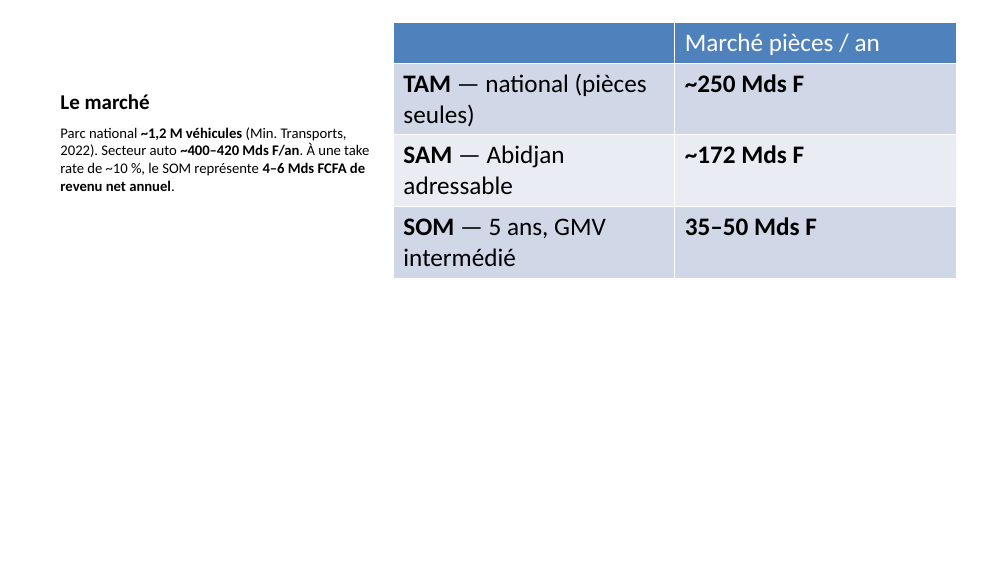
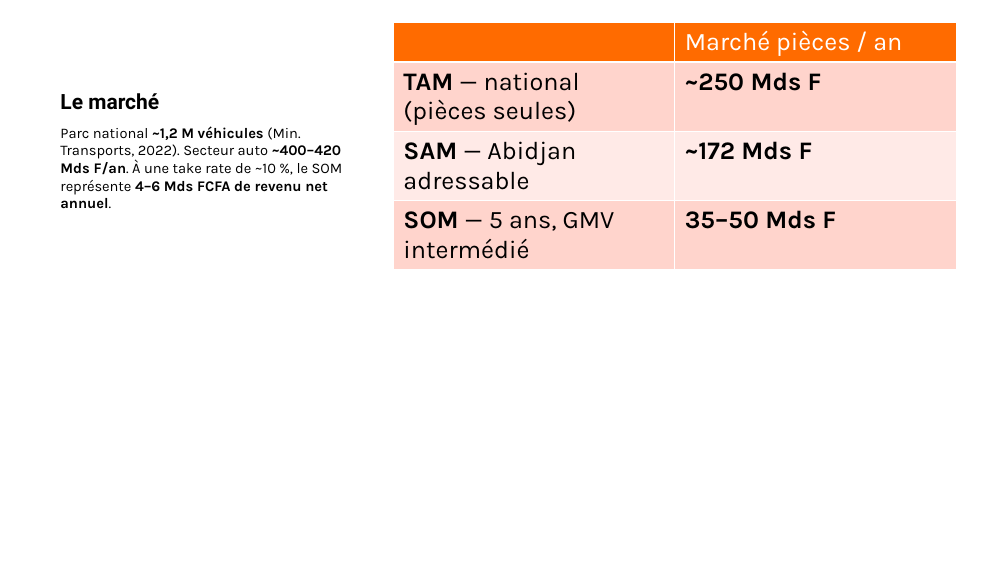
Before and after one commit to Fefer79/pieces, a slide deck: slide 6 of docs/pitch-deck-pieces-2026-06.pptx. Drawn at 1008x567 pixels with LibreOffice and Linux fonts; fonts in the diff are those of the drawing. Boxes give left, top, right and bottom in pixels: in the first picture for what was removed or moved away, otherwise in the second. Text is boxed around its words. In the diff, an @@ line names an element or a change of style, - is before the commit and + after.

```diff
--- a/docs/pitch-deck-pieces-2026-06.pptx
+++ b/docs/pitch-deck-pieces-2026-06.pptx
@@ title "Le marché" at (60,93,159,110): font Calibri to Roboto @@
@@ table at (393,22,956,505) @@
@@ fill #4F81BD to #FF6B00 in row 1 @@
@@ fill #D0D8E8 to #FFD4CC in 4 cells @@
@@ fill #E9EDF4 to #FFEBE7 in row 3 @@
@@ font Calibri to Karla @@
@@ text "Parc national ~1,2 M véhicules ..." at (60,126,343,208): font Calibri to Karla @@
```
Also in this commit, not shown: 13 other slides changed, 2 other files.
